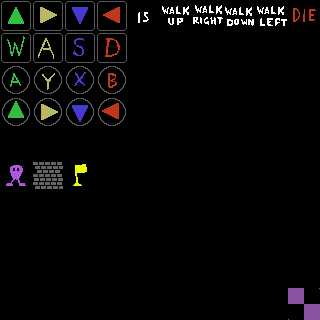
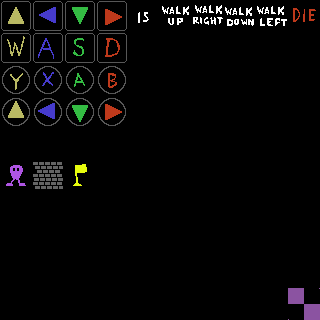
Revision of a layered (320, 320) image; what changed, layer by layer:
painted on "tiles" over [7, 7, 122, 122]
